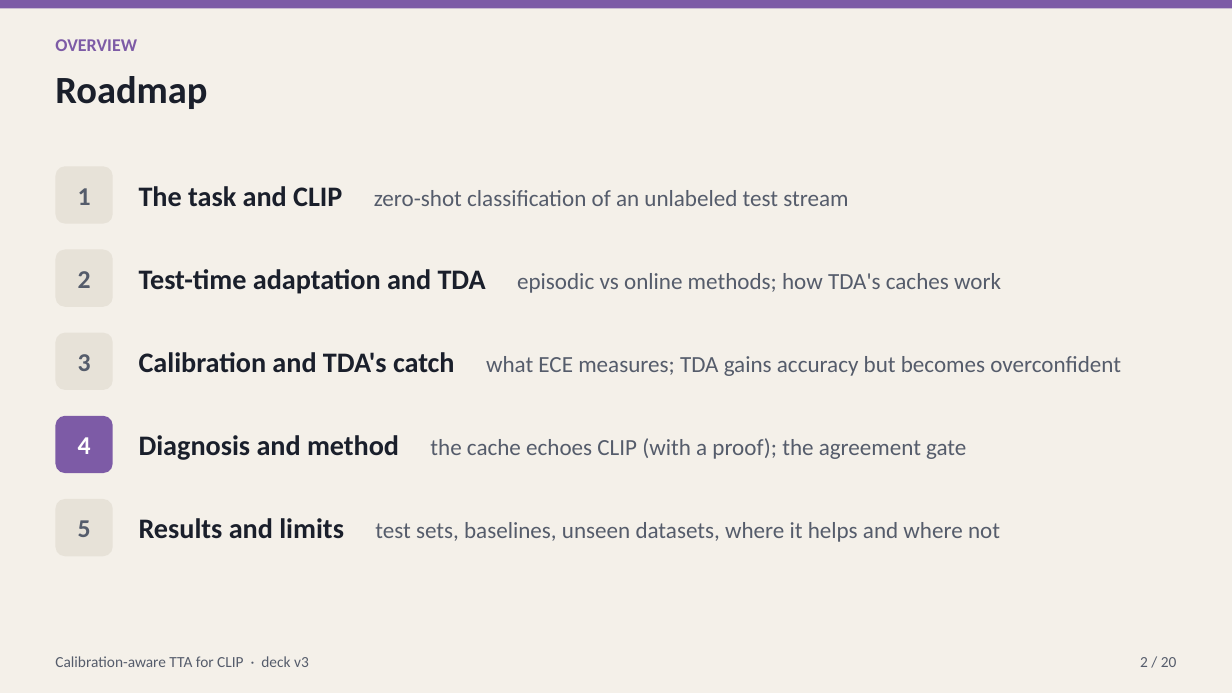
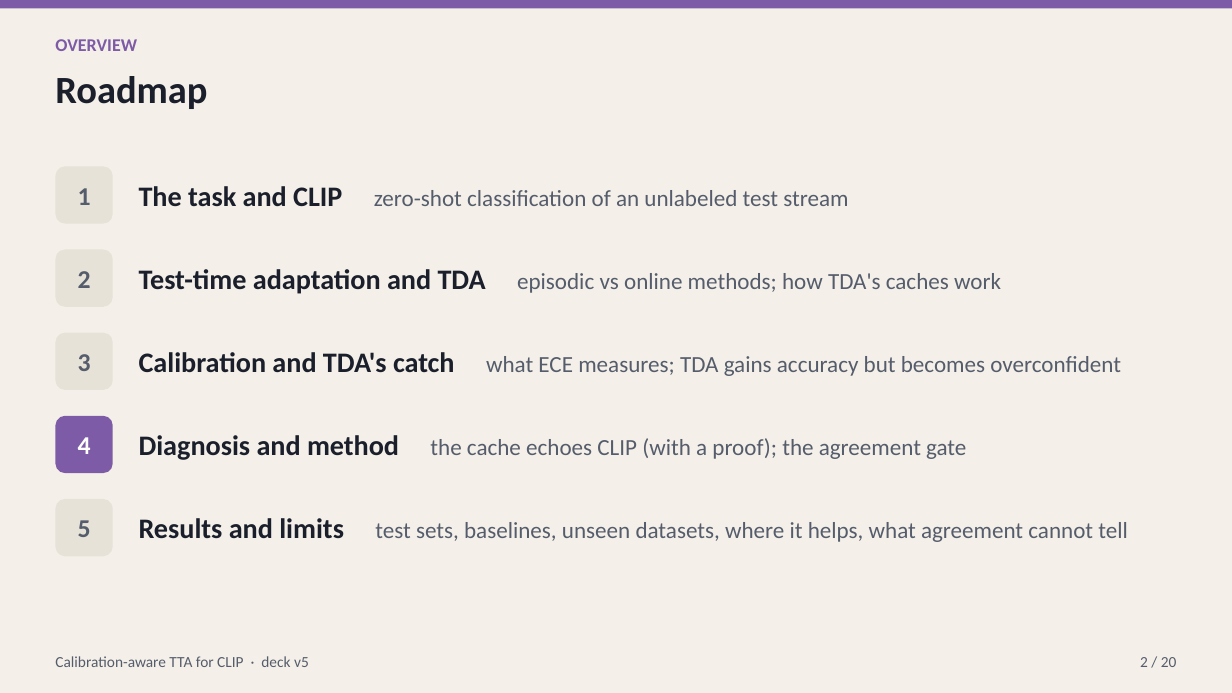
Before and after one commit to macwave12/deep_project_calibration_aware_tta, a slide deck: slide 2 of presentation/calibration_aware_tta.pptx. Drawn at 1232x693 pixels with LibreOffice and Linux fonts; fonts in the diff are those of the drawing. Boxes give left, top, right and bottom in pixels: in the first picture for what was removed or moved away, otherwise in the second. Text is boxed around its words. In the diff, an @@ line names an element or a change of style, - is before the commit and + after.

```diff
--- a/presentation/calibration_aware_tta.pptx
+++ b/presentation/calibration_aware_tta.pptx
@@ text at [139,518,1128,542]: text changed @@
-Results and limits test sets, baselines, unseen datasets, where it helps and where not
+Results and limits test sets, baselines, unseen datasets, where it helps, what agreement cannot tell
@@ text at [55,656,309,667]: text changed @@
-Calibration-aware TTA for CLIP · deck v3
+Calibration-aware TTA for CLIP · deck v5
```
Also in this commit, not shown: 22 other slides changed, 5 slides added, 1 slide removed, 34 other files.
